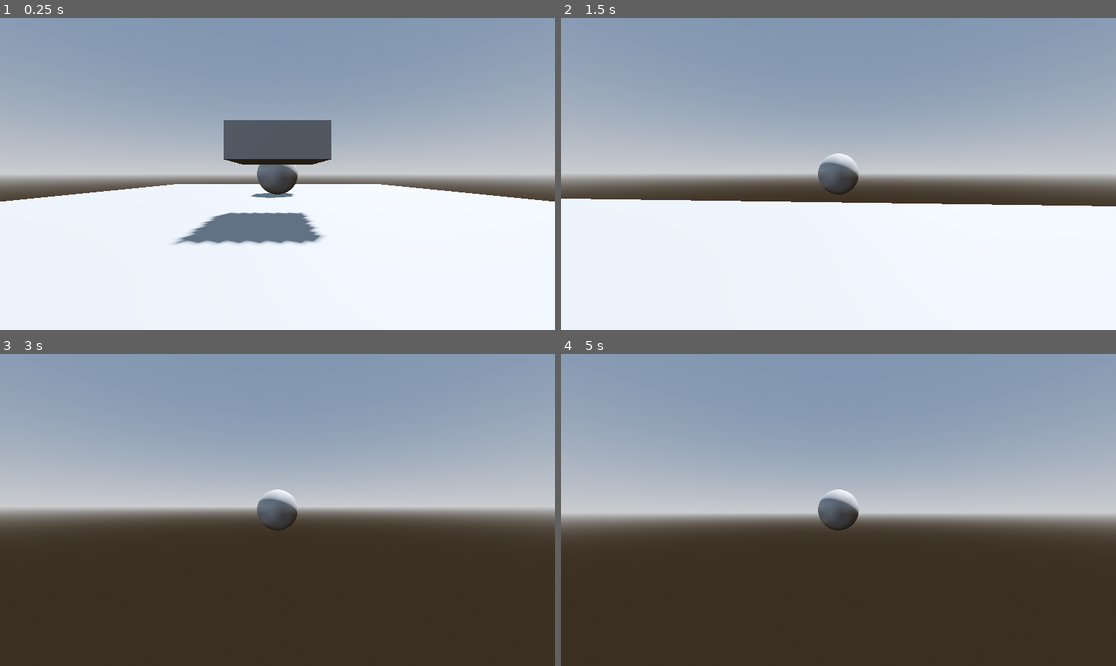
Above: before the commit, frames 1-4 (two rows, left to right).
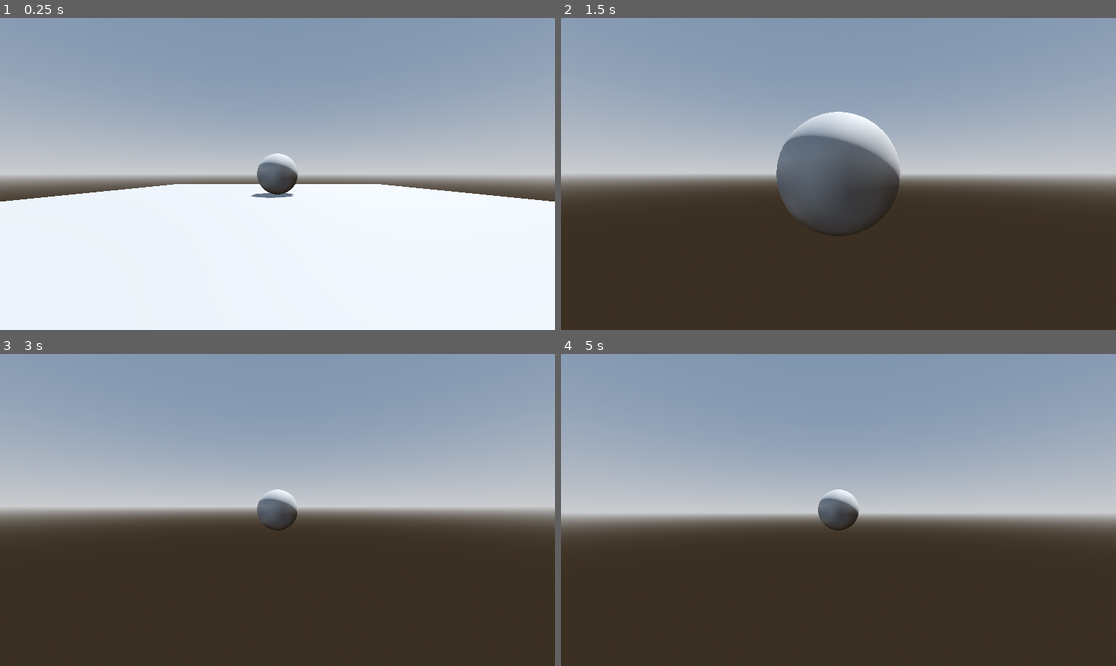
Above: after the commit, the same moments.

Repository: cliff-lilly-jean/pacman-stealth-game
Game: Godot game, scene res://scenes/world/world.tscn
Two runs of this game, one before a commit and one after it. Both use one fixed random seed, a clock stepped at 60 frames per second and the inputs below.
Inputs (mouse positions are in pixels of both pictures, inside the frame that each line leads up to):
- Up to frame 1 (0.25 s): no input
- Up to frame 2 (1.5 s): tap Enter at 0.5 s; move the mouse to (866, 174) at 0.52 s; hold Shift (dash) 0.53-1.28 s; hold W (move_forward) from 0.53 s (still down); move the mouse to (810, 174) at 1.27 s; tap Shift (dash) at 1.35 s
- Up to frame 3 (3 s): keep holding W (move_forward); move the mouse to (288, 503) at 2.02 s; hold Shift (dash) 2.03-2.78 s; tap Space at 2.75 s; move the mouse to (271, 516) at 2.77 s; tap Shift (dash) at 2.85 s
- Up to frame 4 (5 s): keep holding W (move_forward); tap Enter at 3.5 s; move the mouse to (877, 513) at 3.52 s; hold Shift (dash) 3.53-4.28 s; tap Space at 4.25 s; move the mouse to (794, 506) at 4.27 s; tap Shift (dash) at 4.35 s

The runs differ from the first frame. In frame 1, 4.8% of the frame differs, in the area x 31-60%, y 32-73%; in frame 2, 45%, in the area x 0-100%, y 30-100%; in frame 3, less than 0.1%; in frame 4, less than 0.1%.

Commit message:
updated the camere settings

Diff:
--- a/scenes/player/player.gd
+++ b/scenes/player/player.gd
@@ -1,4 +1,7 @@
 class_name Player extends CharacterBody3D
+
+const max_look_down: float = deg_to_rad(10)
+const max_look_up: float = deg_to_rad(-45)
 
 @export_group("Movement")
 @export var roll_speed: float
@@ -9,8 +12,6 @@
 @export_group("Camera")
 @export var mouse_sensitivity: float
 @export var joystick_sensitivity: float
-@export var min_vertical_clamp: float
-@export var max_vertical_clamp: float
 @export var spring_length: float
 
 @onready var spring_arm: SpringArm3D = $SpringArm3D
@@ -25,33 +26,35 @@
 
 func _input(event: InputEvent) -> void:
 	if event is InputEventMouseMotion:
-		rotate_y(-event.relative.x * 0.001)
+		rotate_y(-event.relative.x * mouse_sensitivity)
 
 		spring_arm.rotate_x(-event.relative.y * mouse_sensitivity)
-		spring_arm.rotation.x = clampf(spring_arm.rotation.x, min_vertical_clamp, max_vertical_clamp)
+		spring_arm.rotation.x = clampf(spring_arm.rotation.x, max_look_up, max_look_down)
 
+func _process(delta: float) -> void:
+	joystick_rotation(delta)
 
 func _physics_process(delta: float) -> void:
 	roll(delta)
-	joystick_rotation()
+
 	move_and_slide()
 
 func roll(delta: float) -> void:
 	var input_direction = Input.get_vector("move_left","move_right","move_forward","move_backward")
 	var speed :  float = boost_speed if Input.is_action_pressed("dash") else roll_speed
-	var desired_velocity: Vector3 = Vector3(input_direction.x, 0, input_direction.y)
+	var desired_velocity: Vector3 = Vector3(input_direction.x, 0, input_direction.y) * speed
 
 	if input_direction.length() >= 0.1:
-		velocity.x = move_toward(velocity.x, desired_velocity.x * speed,  acceleration * delta)
-		velocity.z = move_toward(velocity.z, desired_velocity.z * speed, acceleration * delta)
+		velocity.x = move_toward(velocity.x, desired_velocity.x,  acceleration * delta)
+		velocity.z = move_toward(velocity.z, desired_velocity.z, acceleration * delta)
 	else:
 		velocity.x = move_toward(velocity.x, 0, acceleration * delta)
 		velocity.z = move_toward(velocity.z, 0, acceleration * delta)
 
-func joystick_rotation() -> void:
+func joystick_rotation(delta: float) -> void:
 	var joystick_direction = Input.get_vector("pan_left","pan_right","pan_up","pan_down")
 
-	spring_arm.rotation.y -= joystick_direction.x * joystick_sensitivity
+	rotate_y(-joystick_direction.x * joystick_sensitivity * delta)
 
-	spring_arm.rotation.x -= joystick_direction.y * joystick_sensitivity
-	spring_arm.rotation.x = clampf(spring_arm.rotation.x, min_vertical_clamp, max_vertical_clamp)
+	spring_arm.rotation.x -= -joystick_direction.y * joystick_sensitivity * delta
+	spring_arm.rotation.x = clampf(spring_arm.rotation.x, max_look_up, max_look_down)
--- a/scenes/player/player.tscn
+++ b/scenes/player/player.tscn
@@ -3,8 +3,11 @@
 [ext_resource type="Script" uid="uid://bndh4ejeaws86" path="res://scenes/player/player.gd" id="1_8afob"]
 
 [sub_resource type="SphereShape3D" id="SphereShape3D_x7p2l"]
+margin = 0.3
 
 [sub_resource type="SphereMesh" id="SphereMesh_8afob"]
+
+[sub_resource type="SphereShape3D" id="SphereShape3D_8afob"]
 
 [node name="Player" type="CharacterBody3D" unique_id=573448500]
 script = ExtResource("1_8afob")
@@ -12,17 +15,19 @@
 boost_speed = 10.0
 acceleration = 20.0
 mouse_sensitivity = 0.001
-joystick_sensitivity = 0.02
-min_vertical_clamp = -1.0
-max_vertical_clamp = 30.0
+joystick_sensitivity = 2.0
 spring_length = 5.0
 
 [node name="CollisionShape3D" type="CollisionShape3D" parent="." unique_id=1748136380]
+transform = Transform3D(1, 0, 0, 0, 1, 0, 0, 0, 1, 0, 0.5, 0)
 shape = SubResource("SphereShape3D_x7p2l")
 
 [node name="MeshInstance3D" type="MeshInstance3D" parent="." unique_id=1172493928]
+transform = Transform3D(1, 0, 0, 0, 1, 0, 0, 0, 1, 0, 0.5, 0)
 mesh = SubResource("SphereMesh_8afob")
 
 [node name="SpringArm3D" type="SpringArm3D" parent="." unique_id=528876432]
+transform = Transform3D(1, 0, 0, 0, 1, 0, 0, 0, 1, 0, 0.5, 0)
+shape = SubResource("SphereShape3D_8afob")
 
 [node name="Camera3D" type="Camera3D" parent="SpringArm3D" unique_id=442280413]
--- a/scenes/world/world.tscn
+++ b/scenes/world/world.tscn
@@ -39,8 +39,4 @@
 mesh = SubResource("BoxMesh_dphjl")
 
 [node name="Player" parent="." unique_id=573448500 instance=ExtResource("1_dphjl")]
-transform = Transform3D(1, 0, 0, 0, 1, 0, 0, 0, 1, 0, 0.9999999, 0)
-
-[node name="CSGBox3D" type="CSGBox3D" parent="." unique_id=1095882720]
-transform = Transform3D(1, 0, 0, 0, 1, 0, 0, 0, 1, 0, 1.3178711, 2.6122081)
-size = Vector3(1, 0.3642578, 1)
+transform = Transform3D(1, 0, 0, 0, 1, 0, 0, 0, 1, 0, 0.5, 0)
